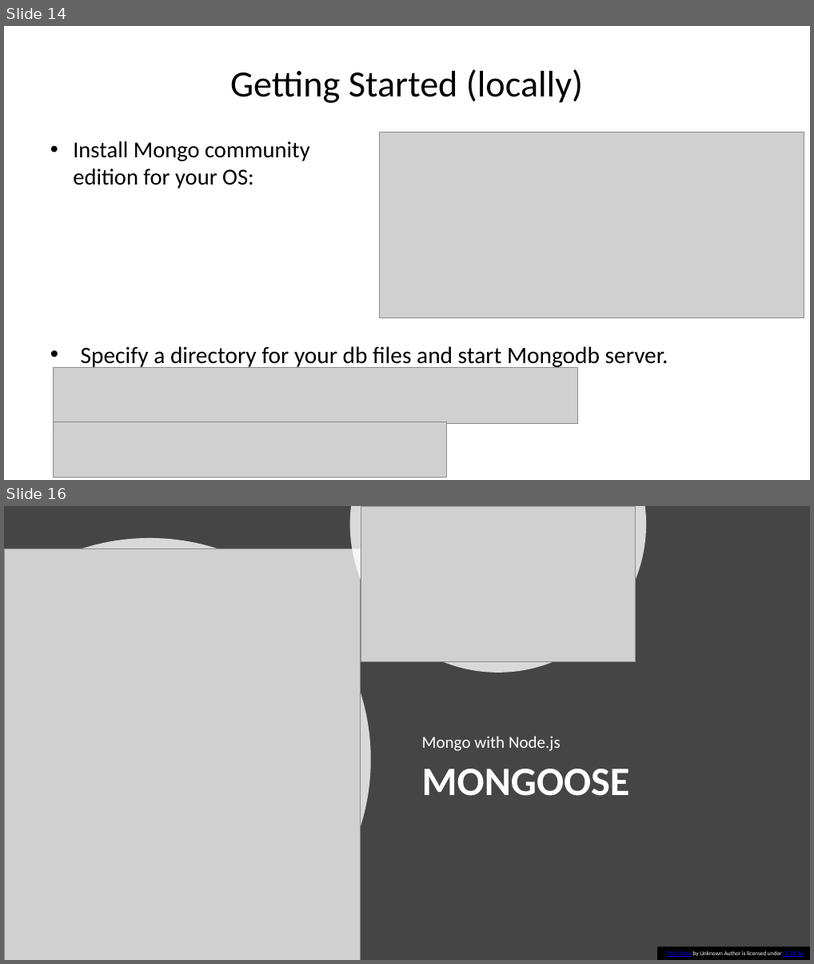
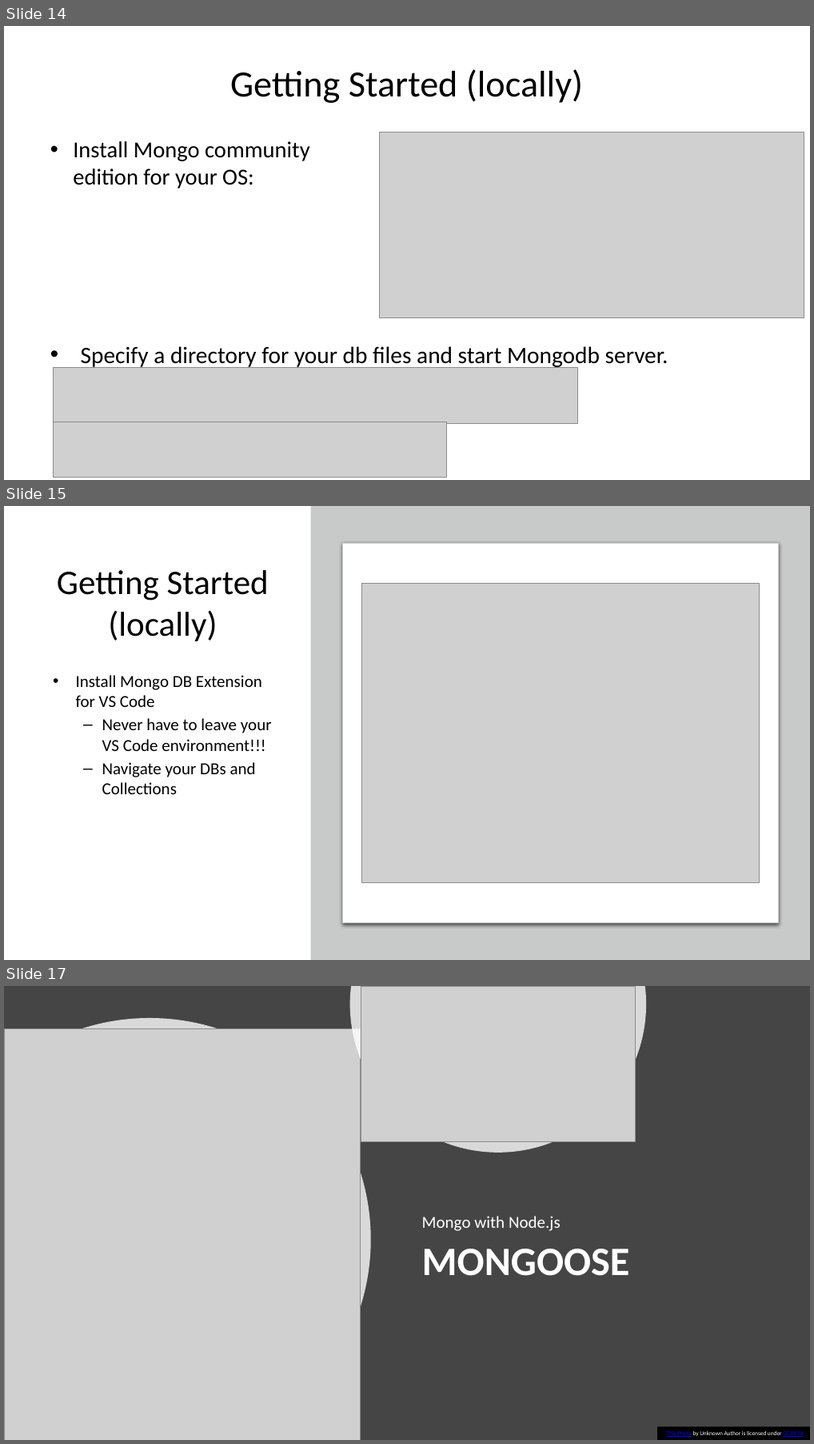
Before and after one commit to diarmuidoconnor/wad2, a slide deck: topic09/talk-0/mongoDB-2020.pptx. Shown one above the other, each under a label of ours: slides 14 and 16 before the commit, slides 14, 15 and 17 after it; the slides between them are not shown. The pictures are 814x964 and 814x1444 pixels, drawn with LibreOffice and Linux fonts; fonts in the diff are those of the drawing; grey boxes stand for pictures. Boxes give left, top, right and bottom in pixels: in the first picture for what was removed or moved away, otherwise in the second. Text is boxed around its words. In the diff, an @@ line names an element or a change of style, - is before the commit and + after.

```diff
--- a/topic09/talk-0/mongoDB-2020.pptx
+++ b/topic09/talk-0/mongoDB-2020.pptx
@@ slide 15 added at bbox=[4, 506, 810, 960], background #FFFFFF @@
@@ rectangle added at bbox=[310, 506, 810, 960], fill #C8CACA @@
@@ rounded rectangle added at bbox=[342, 543, 778, 923], fill #FFFFFF, outline #C8CACA 0.75 pt @@
@@ title added at bbox=[57, 570, 269, 641], 41 pt, text #000000 @@
+Getting Started (locally)
@@ picture added at bbox=[362, 584, 759, 882] @@
@@ text added at bbox=[76, 675, 272, 794], 20 pt, text #000000 @@
+• Install Mongo DB Extension for VS Code
+  – Never have to leave your VS Code environment!!!
+  – Navigate your DBs and Collections
@@ what was slide 16 is now slide 17 @@
```
Also in this commit, not shown: 2 slides changed, 8 other files.
